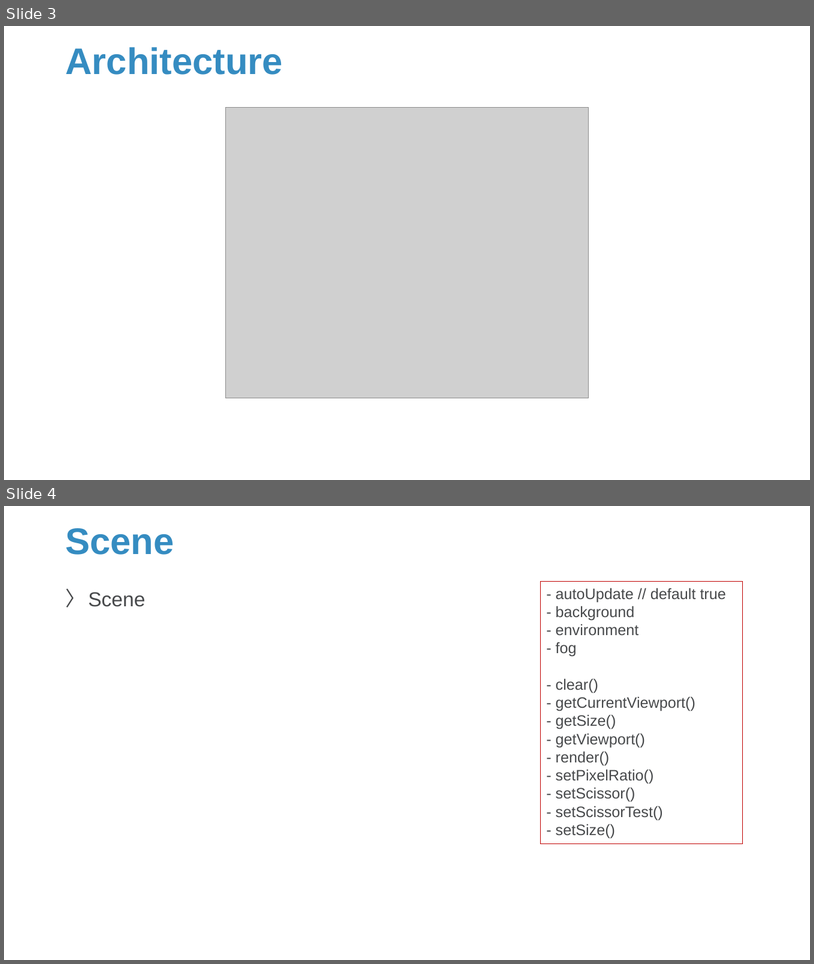
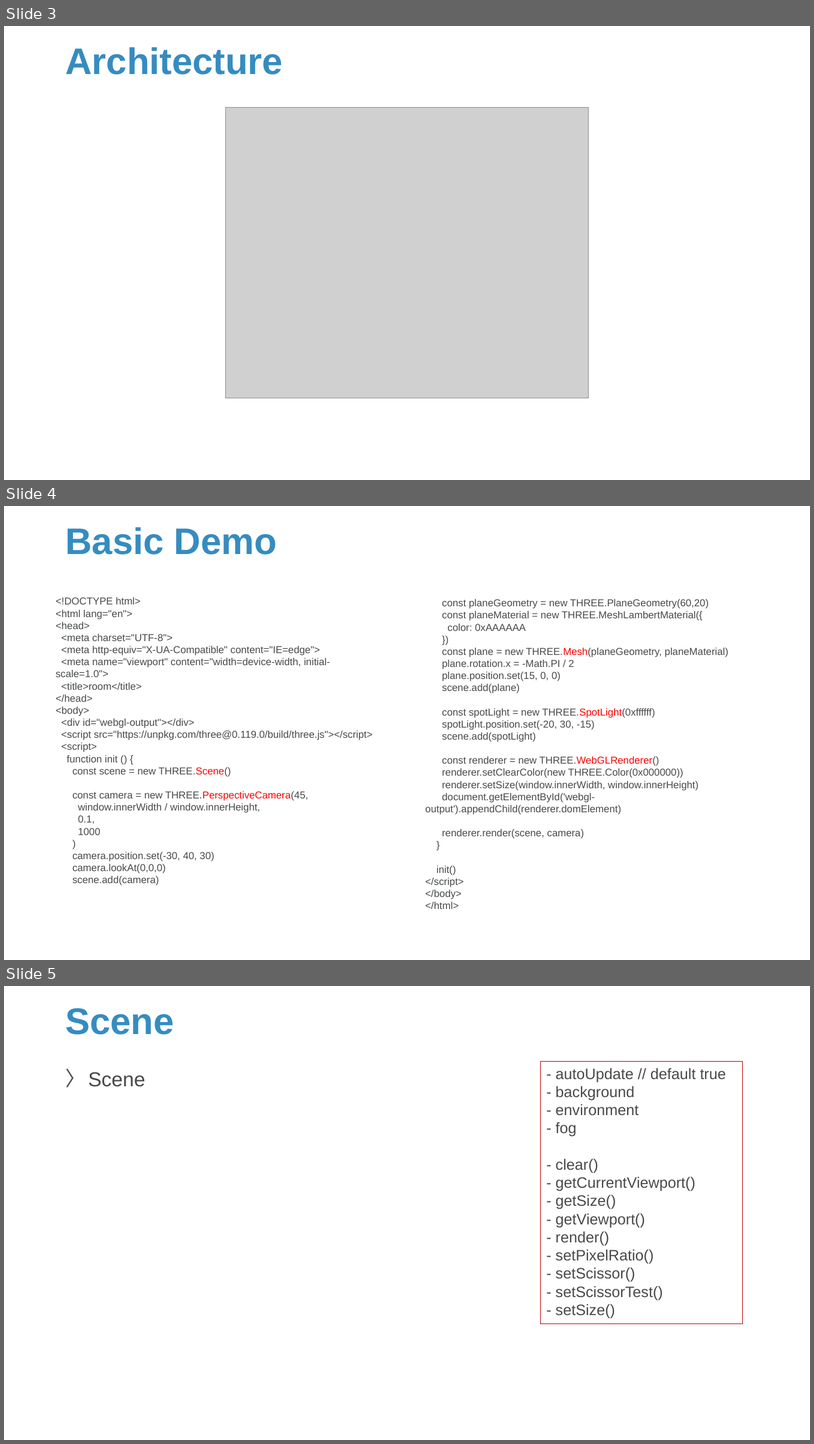
Before and after one commit to Sparks-Lu/TechNotes, a slide deck: Web/ThreeJS-Notes.pptx. Shown one above the other, each under a label of ours: slides 3 and 4 before the commit, slides 3, 4 and 5 after it. The pictures are 814x964 and 814x1444 pixels, drawn with LibreOffice and Linux fonts; fonts in the diff are those of the drawing; grey boxes stand for pictures; background and template pictures are left out. Boxes give left, top, right and bottom in pixels: in the first picture for what was removed or moved away, otherwise in the second. Text is boxed around its words. In the diff, an @@ line names an element or a change of style, - is before the commit and + after.

```diff
--- a/Web/ThreeJS-Notes.pptx
+++ b/Web/ThreeJS-Notes.pptx
@@ slide 4 added at [4,506,810,960], background picture (left out) @@
@@ title added at [65,527,277,555], 44 pt, text #358CC1, bold @@
+Basic Demo
@@ text added at [56,597,373,885], 12 pt, text #47494B @@
+<!DOCTYPE html>
+<html lang="en">
+<head>
+<meta charset="UTF-8">
+<meta http-equiv="X-UA-Compatible" content="IE=edge">
+<meta name="viewport" content="width=device-width, initial-scale=1.0">
+<title>room</title>
+</head>
+<body>
+<div id="webgl-output"></div>
+<script src="https://unpkg.com/three@0.119.0/build/three.js"></script>
+<script>
+function init () {
+const scene = new THREE.Scene()
+const camera = new THREE.PerspectiveCamera(45,
+window.innerWidth / window.innerHeight,
+0.1,
+1000
+)
+camera.position.set(-30, 40, 30)
+camera.lookAt(0,0,0)
+scene.add(camera)
@@ text added at [425,599,729,909], 12 pt, text #47494B @@
+const planeGeometry = new THREE.PlaneGeometry(60,20)
+const planeMaterial = new THREE.MeshLambertMaterial({
+color: 0xAAAAAA
+})
+const plane = new THREE.Mesh(planeGeometry, planeMaterial)
+plane.rotation.x = -Math.PI / 2
+plane.position.set(15, 0, 0)
+scene.add(plane)
+const spotLight = new THREE.SpotLight(0xffffff)
+spotLight.position.set(-20, 30, -15)
+scene.add(spotLight)
+const renderer = new THREE.WebGLRenderer()
+renderer.setClearColor(new THREE.Color(0x000000))
+renderer.setSize(window.innerWidth, window.innerHeight)
+document.getElementById('webgl-output').appendChild(renderer.domElement)
+renderer.render(scene, camera)
+}
+init()
+</script>
+</body>
+</html>
@@ what was slide 4 is now slide 5 @@
```
Also in this commit, not shown: 4 slides changed, 3 other slides added, 10 other files.
